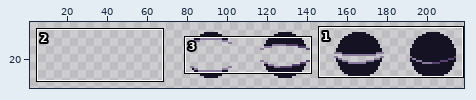
Edited in one commit: sprite sheet (Scenes/Entity/Enemy/Eye/eyelids-sheet.png). The first picture is a wide view before the edit; the outline marks the close-up.
Close-up. Earlier state:
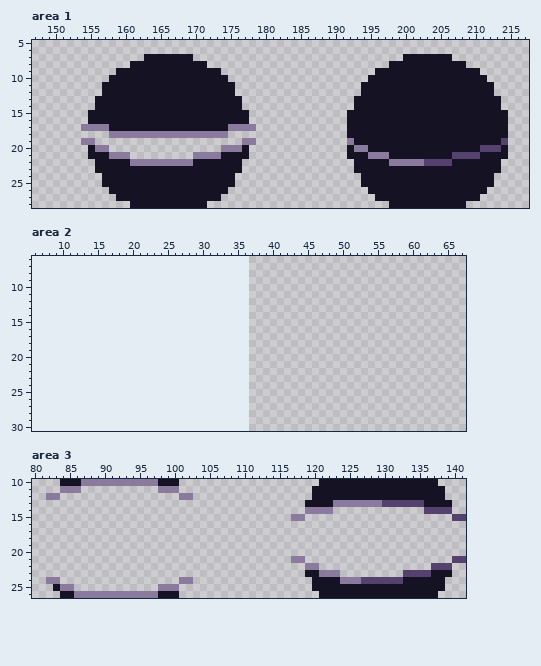
The file is 185x37 pixels. Shown: area 1: x 147..217, y 5..28; area 2: x 6..67, y 6..30; area 3: x 80..141, y 10..26. The old version is drawn lined up with the new one, on the new canvas. The wide view leaves out empty margins.
And afterwards:
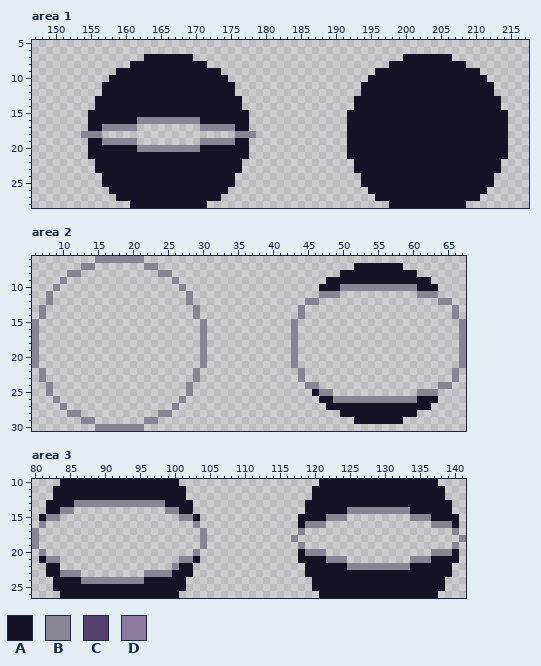
Palette (. is transparent): A #141223  B #868591  C #54416e  D #8a7b9e
Change:
canvas 185x37 -> 222x37, the old top-left corner now at 37,0
--- area 1
@@ x 147..217 @@
 15 ........AAAAAAAAAAAAAAAAAAAAAAA..............AAAAAAAAAAAAAAAAAAAAAAA...
-16 ........AAAAAAAAAAAAAAAAAAAAAAA..............AAAAAAAAAAAAAAAAAAAAAAA...
-17 .......DDDDAAAAAAAAAAAAAAAAADDDD.............AAAAAAAAAAAAAAAAAAAAAAA...
-18 ...........DDDDDDDDDDDDDDDDD.................AAAAAAAAAAAAAAAAAAAAAAA...
-19 .......DD.....................DD.............DAAAAAAAAAAAAAAAAAAAAAC...
-20 ........ADD................DDDA..............ADDAAAAAAAAAAAAAAAACCCA...
-21 ........AAADDD.........DDDDAAAA..............AAADDDAAAAAAAAACCCCAAAA...
-22 .........AAAAADDDDDDDDDAAAAAAA................AAAAADDDDDCCCCAAAAAAA....
+16 ........AAAAAAABBBBBBBBBAAAAAAA..............AAAAAAAAAAAAAAAAAAAAAAA...
+17 ........AABBBBB.........BBBBBAA..............AAAAAAAAAAAAAAAAAAAAAAA...
+18 .......BBB...................BBB.............AAAAAAAAAAAAAAAAAAAAAAA...
+19 ........AABBBBB.........BBBBBAA..............AAAAAAAAAAAAAAAAAAAAAAA...
+20 ........AAAAAAABBBBBBBBBAAAAAAA..............AAAAAAAAAAAAAAAAAAAAAAA...
+21 ........AAAAAAAAAAAAAAAAAAAAAAA..............AAAAAAAAAAAAAAAAAAAAAAA...
+22 .........AAAAAAAAAAAAAAAAAAAAA................AAAAAAAAAAAAAAAAAAAAA....
 23 .........AAAAAAAAAAAAAAAAAAAAA................AAAAAAAAAAAAAAAAAAAAA....
--- area 2
@@ x 6..67 @@
- 6 ..............................................................
- 7 ..............................................................
- 8 ..............................................................
- 9 ..............................................................
-10 ..............................................................
-11 ..............................................................
-12 ..............................................................
-13 ..............................................................
-14 ..............................................................
-15 ..............................................................
-16 ..............................................................
-17 ..............................................................
-18 ..............................................................
-19 ..............................................................
-20 ..............................................................
-21 ..............................................................
-22 ..............................................................
-23 ..............................................................
-24 ..............................................................
-25 ..............................................................
-26 ..............................................................
-27 ..............................................................
-28 ..............................................................
-29 ..............................................................
-30 ..............................................................
+ 6 .........BBBBBBB..............................................
+ 7 .......BB.......BB............................AAAAAAA.........
+ 8 .....BB...........BB........................AAAAAAAAAAA.......
+ 9 ....B...............B.....................AAAAAAAAAAAAAAA.....
+10 ...B.................B...................AAABBBBBBBBBBBAAA....
+11 ..B...................B..................BBB...........BBB....
+12 ..B...................B................BB.................BB..
+13 .B.....................B..............B.....................B.
+14 .B.....................B..............B.....................B.
+15 B.......................B............B.......................B
+16 B.......................B............B.......................B
+17 B.......................B............B.......................B
+18 B.......................B............B.......................B
+19 B.......................B............B.......................B
+20 B.......................B............B.......................B
+21 B.......................B............B.......................B
+22 .B.....................B..............B.....................B.
+23 .B.....................B..............B.....................B.
+24 ..B...................B................BB.................BB..
+25 ..B...................B.................ABB............BBB....
+26 ...B.................B...................AABBBBBBBBBBBBAAA....
+27 ....B...............B.....................AAAAAAAAAAAAAAA.....
+28 .....BB...........BB........................AAAAAAAAAAA.......
+29 .......BB.......BB............................AAAAAAA.........
+30 .........BBBBBBB..............................................
--- area 3
@@ x 80..141 @@
-10 ....AAADDDDDDDDDDDAAA....................AAAAAAAAAAAAAAAAA....
-11 ....DDD...........DDD...................AAAAAAAAAAAAAAAAAAA...
-12 ..DD.................DD.................AAAAAAAAAAAAAAAAAAA...
-13 .......................................AAAADDDDDDDCCCCCCAAAA..
-14 .......................................DDDD.............CCCC..
-15 .....................................DD.....................CC
-16 ..............................................................
-17 ..............................................................
-18 ..............................................................
-19 ..............................................................
-20 ..............................................................
-21 .....................................DD.....................CC
-22 .......................................DD................CCC..
-23 .......................................AADDD.........CCCCAAA..
-24 ..DD.................DD.................AAAADDDCCCCCCAAAAAA...
-25 ...ADD............DDD...................AAAAAAAAAAAAAAAAAAA...
-26 ....AADDDDDDDDDDDDAAA....................AAAAAAAAAAAAAAAAA....
+10 ....AAAAAAAAAAAAAAAAA....................AAAAAAAAAAAAAAAAA....
+11 ...AAAAAAAAAAAAAAAAAAA..................AAAAAAAAAAAAAAAAAAA...
+12 ...AAAAAAAAAAAAAAAAAAA..................AAAAAAAAAAAAAAAAAAA...
+13 ..AAAABBBBBBBBBBBBBAAAA................AAAAAAAAAAAAAAAAAAAAA..
+14 ..AABB.............BBAA................AAAAAABBBBBBBBBAAAAAA..
+15 .ABB.................BBA..............AAAABBB.........BBBAAAA.
+16 .B.....................B..............ABBB...............BBBA.
+17 B.......................B.............B.....................B.
+18 B.......................B............B.......................B
+19 B.......................B.............B.....................B.
+20 .B.....................B..............ABBB...............BBBA.
+21 .ABB.................BBA..............AAAABBB.........BBBAAAA.
+22 ..AA................BAA................AAAAAABBBBBBBBBAAAAAA..
+23 ..AABBB.........BBBBAAA................AAAAAAAAAAAAAAAAAAAAA..
+24 ...AAAABBBBBBBBBAAAAAA..................AAAAAAAAAAAAAAAAAAA...
+25 ...AAAAAAAAAAAAAAAAAAA..................AAAAAAAAAAAAAAAAAAA...
+26 ....AAAAAAAAAAAAAAAAA....................AAAAAAAAAAAAAAAAA....
Pixel boxes of the changes (left, top, right, bottom) in both close-ups:
changed: (81, 117, 256, 166)
changed: (347, 138, 508, 166)
added: (32, 256, 207, 431)
added: (291, 263, 466, 424)
changed: (32, 479, 207, 598)
changed: (291, 500, 466, 584)
